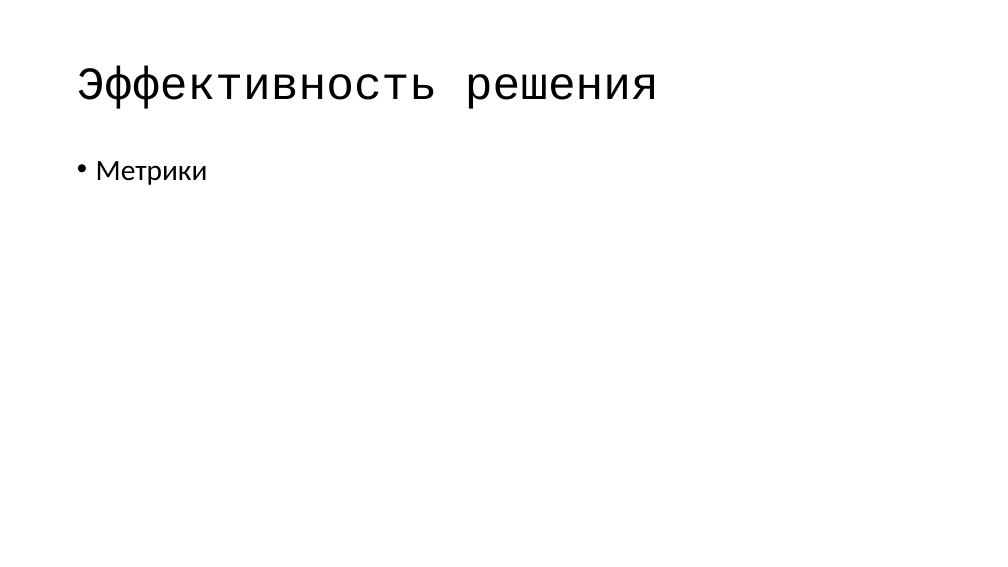
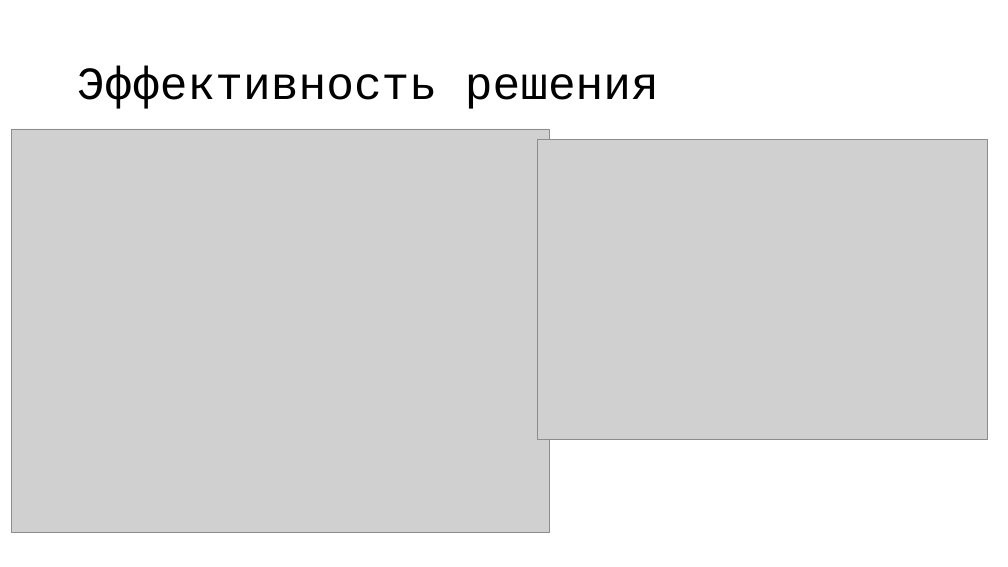
Before and after one commit to VoroncovRoman/IT_Arctic_Swans, a slide deck: slide 5 of Презентация для защиты.pptx (slide 4 before the commit). Drawn at 1008x567 pixels with LibreOffice and Linux fonts; fonts in the diff are those of the drawing; grey boxes stand for pictures. Boxes give left, top, right and bottom in pixels: in the first picture for what was removed or moved away, otherwise in the second. Text is boxed around its words. In the diff, an @@ line names an element or a change of style, - is before the commit and + after.

```diff
--- a/Презентация для защиты.pptx
+++ b/Презентация для защиты.pptx
@@ picture added at (x1=11, y1=129, x2=550, y2=533) @@
@@ picture added at (x1=538, y1=140, x2=988, y2=440) @@
@@ text removed at (x1=96, y1=161, x2=208, y2=185) @@
-• Метрики
```
Also in this commit, not shown: 4 other slides changed, 4 slides added, 1 slide removed.
